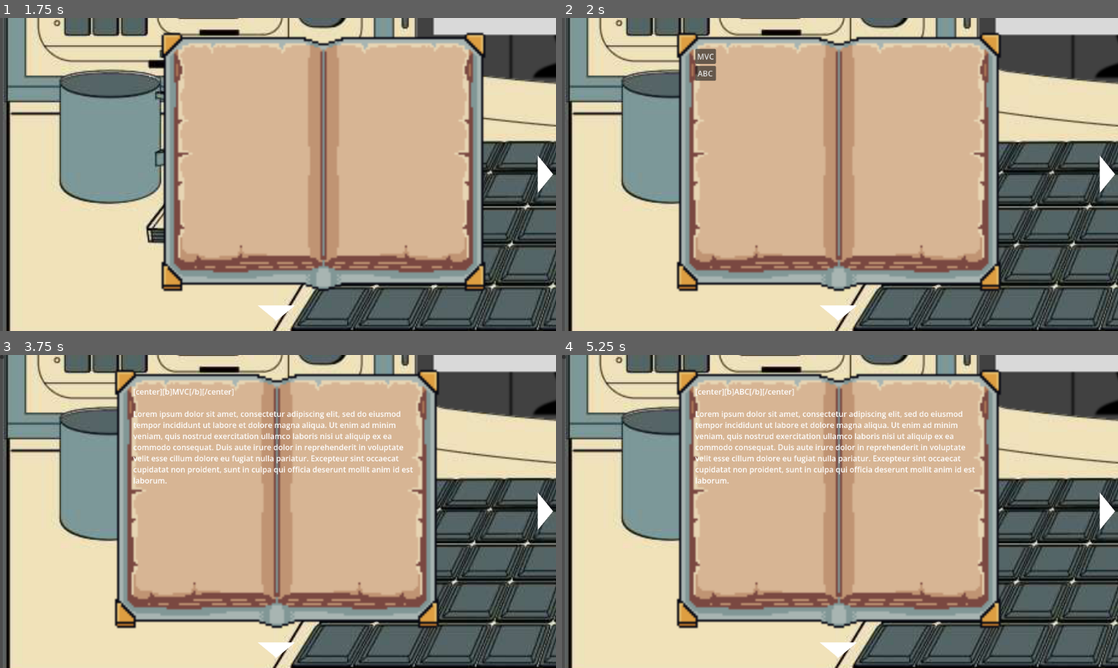
Above: before the commit, frames 1-4 (two rows, left to right).
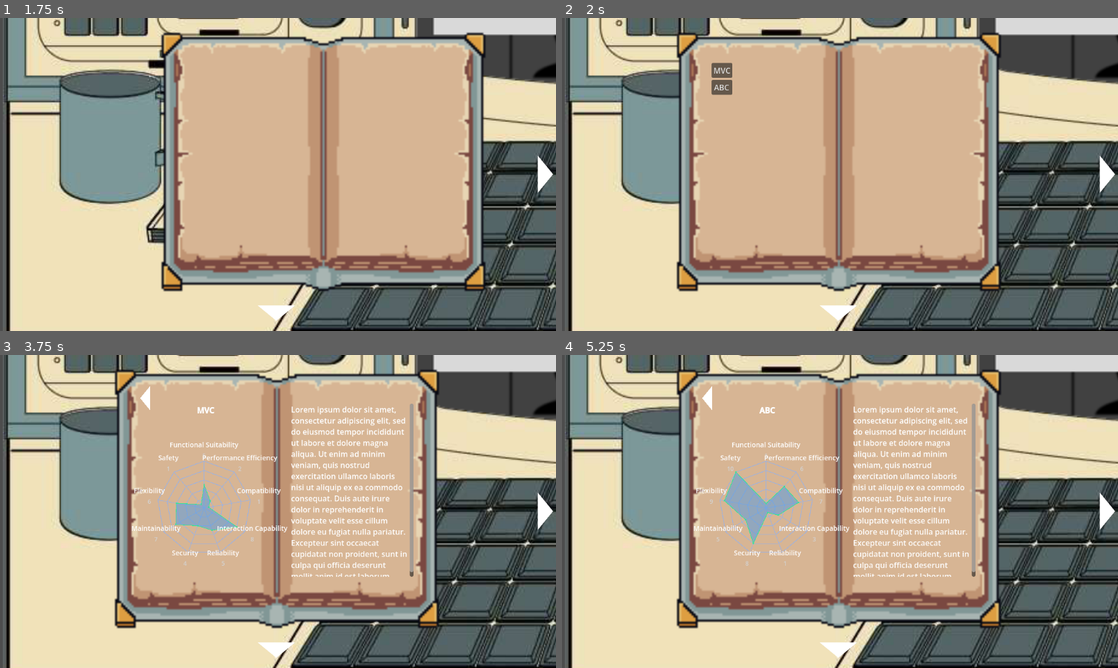
Above: after the commit, the same moments.

Repository: fernando38954/Total-Meltdown
Game: Godot game, scene res://test_scene.tscn
Two runs of this game, one before a commit and one after it. Both use one fixed random seed, a clock stepped at 60 frames per second and the inputs below.
Inputs (mouse positions are in pixels of both pictures, inside the frame that each line leads up to; where the layout moved, square brackets give the same spot in the first picture):
- Up to frame 1 (1.75 s): tap Enter at 0.5 s; click (278, 174) at 0.67 s; click (11, 171) at 1.25 s
- Up to frame 2 (2 s): no input
- Up to frame 3 (3.75 s): click (544, 511) at 2 s; click (11, 508) at 2.75 s; click "MVC" at 3.5 s
- Up to frame 4 (5.25 s): click (706, 398) [562, 358] at 4.25 s; click "ABC" at 5 s

Frame 1 is identical in both runs. In frame 2, 0.7% of the frame differs, in the area x 23-31%, y 9-25%; in frame 3, 7.2%; in frame 4, 7.6%, in the area x 0-75%, y 0-71%.

Commit message:
Implement a prototype for the RadarChart

Diff:
--- /dev/null
+++ b/total-meltdown/scenes/RadarChart.tscn
@@ -0,0 +1,10 @@
+[gd_scene format=3 uid="uid://dnbluou2l5jpn"]
+
+[ext_resource type="Script" uid="uid://bq84bvjq1j3p4" path="res://scripts/radar_chart.gd" id="1_w8ajf"]
+
+[node name="RadarChart" type="Control" unique_id=1384305498]
+layout_mode = 3
+anchors_preset = 0
+offset_right = 400.0
+offset_bottom = 400.0
+script = ExtResource("1_w8ajf")
--- a/total-meltdown/scenes/swebok/ContentViewer.tscn
+++ b/total-meltdown/scenes/swebok/ContentViewer.tscn
@@ -1,20 +1,47 @@
 [gd_scene format=3 uid="uid://b2bor1i0t51n0"]
 
 [ext_resource type="Script" uid="uid://cgqtegu1605kk" path="res://scripts/swebok/content_viewer.gd" id="1_6tgrj"]
+[ext_resource type="PackedScene" uid="uid://dnbluou2l5jpn" path="res://scenes/RadarChart.tscn" id="2_1ym60"]
+[ext_resource type="Texture2D" uid="uid://bk348p27nanvm" path="res://placeholder/WhiteArrow.png" id="2_jfc1b"]
+[ext_resource type="Texture2D" uid="uid://okp1hih2djd1" path="res://placeholder/GrayArrow.png" id="3_m0cnx"]
+[ext_resource type="Texture2D" uid="uid://dmc2r0c75pl63" path="res://placeholder/LightGrayArrow.png" id="4_deflh"]
 
 [node name="ContentViewer" type="Control" unique_id=474821504]
 layout_mode = 3
 anchors_preset = 0
 script = ExtResource("1_6tgrj")
 
-[node name="RichTextLabel" type="RichTextLabel" parent="." unique_id=528443857]
+[node name="Title" type="RichTextLabel" parent="." unique_id=528443857]
 layout_mode = 0
+offset_left = 198.0
+offset_top = 173.0
+offset_right = 517.0
+offset_bottom = 235.0
+bbcode_enabled = true
+
+[node name="Description" type="RichTextLabel" parent="." unique_id=475701691]
+layout_mode = 0
+offset_left = 603.0
 offset_right = 1151.0
 offset_bottom = 649.0
+bbcode_enabled = true
 
-[node name="BackButton" type="Button" parent="." unique_id=1318762080]
+[node name="BackButton" type="TextureButton" parent="." unique_id=1429989153]
 layout_mode = 0
 offset_right = 8.0
 offset_bottom = 8.0
+rotation = 4.712389
+scale = Vector2(0.2, 0.2)
+pivot_offset = Vector2(128, 128)
+texture_normal = ExtResource("2_jfc1b")
+texture_pressed = ExtResource("3_m0cnx")
+texture_hover = ExtResource("4_deflh")
+
+[node name="RadarChart" parent="." unique_id=1384305498 instance=ExtResource("2_1ym60")]
+layout_mode = 0
+offset_left = 219.0
+offset_top = 284.0
+offset_right = 475.0
+offset_bottom = 540.0
 
 [connection signal="pressed" from="BackButton" to="." method="_on_back_button_pressed"]
--- a/total-meltdown/scenes/swebok/Swebok.tscn
+++ b/total-meltdown/scenes/swebok/Swebok.tscn
@@ -89,25 +89,42 @@
 position = Vector2(593, 283)
 scale = Vector2(4.271875, 4.271875)
 sprite_frames = SubResource("SpriteFrames_qhdxt")
-animation = &"open_book"
+animation = &"flip_left"
 
 [node name="Catalog" parent="." unique_id=997869620 node_paths=PackedStringArray("swebok") instance=ExtResource("2_x7age")]
 swebok = NodePath("..")
 
 [node name="ScrollContainer" parent="Catalog" index="0" unique_id=2104121597]
-offset_left = 276.0
-offset_top = 64.0
-offset_right = 877.0
-offset_bottom = 511.0
+offset_left = 310.0
+offset_top = 93.0
+offset_right = 835.0
+offset_bottom = 459.0
 
 [node name="ContentViewer" parent="." unique_id=474821504 node_paths=PackedStringArray("swebok") instance=ExtResource("3_wlni6")]
 swebok = NodePath("..")
 
-[node name="RichTextLabel" parent="ContentViewer" index="0" unique_id=528443857]
-offset_left = 276.0
-offset_top = 64.0
-offset_right = 871.0
-offset_bottom = 500.0
+[node name="Title" parent="ContentViewer" index="0" unique_id=528443857]
+offset_left = 299.0
+offset_top = 103.0
+offset_right = 553.0
+offset_bottom = 151.0
+
+[node name="Description" parent="ContentViewer" index="1" unique_id=475701691]
+offset_top = 101.0
+offset_right = 857.0
+offset_bottom = 459.0
+
+[node name="BackButton" parent="ContentViewer" index="2" unique_id=1429989153]
+offset_left = 175.00002
+offset_top = -39.00002
+offset_right = 431.0
+offset_bottom = 216.99998
+
+[node name="RadarChart" parent="ContentViewer" index="3" unique_id=1384305498]
+offset_left = 295.0
+offset_top = 189.0
+offset_right = 551.0
+offset_bottom = 445.0
 
 [editable path="Catalog"]
 [editable path="ContentViewer"]
--- /dev/null
+++ b/total-meltdown/scripts/radar_chart.gd
@@ -0,0 +1,125 @@
+extends Control
+class_name RadarChart
+
+var property_size
+var values: Array[float]
+
+@export_category("Content Settings")
+@export var property_names: Array[String] = [
+	"Functional Suitability",
+	"Performance Efficiency",
+	"Compatibility",
+	"Interaction Capability",
+	"Reliability",
+	"Security",
+	"Maintainability",
+	"Flexibility",
+	"Safety"
+]
+@export var lower_limit: float = 0.0
+@export var upper_limit: float = 10.0
+
+@export_category("Visual Settings")
+@export var bg_color := Color(0.15, 0.15, 0.2)
+@export var line_color := Color(0.6, 0.7, 0.9)
+@export var fill_color := Color(0.3, 0.6, 0.9, 0.5)
+@export var outline_color := Color(0.2, 0.9, 0.6)
+@export var text_color := Color.WHITE
+@export var grid_levels := 5
+
+func _init():
+	property_size = property_names.size()
+	reset_values(property_size)
+
+#region Value Setting
+func reset_values(array_size: int):
+	values.resize(array_size)
+	for i in range(array_size):
+		values[i] = lower_limit
+
+func set_attributes(attr_dict: Dictionary) -> void:
+	for idx in range(property_size):
+		var key = property_names[idx]
+		if attr_dict.has(key):
+			var value = attr_dict[key]
+			if typeof(value) in [TYPE_FLOAT, TYPE_INT]:
+				values[idx] = clamp(float(value), lower_limit, upper_limit)
+			else:
+				values[idx] = lower_limit
+		else:
+			values[idx] = lower_limit
+	queue_redraw()
+#endregion
+
+#region Draw
+func _draw() -> void:
+	if size.x <= 0 or size.y <= 0:
+		push_error("Size of nonagon should be positive: ", get_path())
+		return
+
+	var center = Vector2(size.x / 2, size.y / 2)
+	var radius = min(size.x, size.y) * 0.38   # Reservar espaco suficiente para label
+	var start_angle = -PI / 2
+
+	draw_background(center, radius, start_angle)
+	draw_data(center, radius, start_angle)
+	draw_labels(center, radius, start_angle)
+
+
+func draw_background(center: Vector2, radius: float, start_angle: float) -> void:
+	var step_angle = 2 * PI / property_size
+
+	for level in range(1, grid_levels + 1):
+		var level_radius = radius * level / grid_levels
+		var points = []
+		for i in range(property_size):
+			var angle = start_angle + i * step_angle
+			var point = center + Vector2(cos(angle), sin(angle)) * level_radius
+			points.append(point)
+		draw_polyline(points + [points[0]], line_color, 1.2)
+
+	for i in range(property_size):
+		var angle = start_angle + i * step_angle
+		var end_point = center + Vector2(cos(angle), sin(angle)) * radius
+		draw_line(center, end_point, line_color, 1.0)
+
+
+func draw_data(center: Vector2, radius: float, start_angle: float) -> void:
+	var step_angle = 2 * PI / property_size
+	var data_points = []
+
+	for i in range(property_size):
+		var r = radius * (values[i] - lower_limit) / (upper_limit - lower_limit)
+		var angle = start_angle + i * step_angle
+		var point = center + Vector2(cos(angle), sin(angle)) * r
+		data_points.append(point)
+
+	if data_points.size() >= 3:
+		draw_polygon(data_points, PackedColorArray([fill_color]))
+		draw_polyline(data_points + [data_points[0]], outline_color, 1.2)
+		for point in data_points:
+			draw_circle(point, 1.5, outline_color)
+
+
+func draw_labels(center: Vector2, radius: float, start_angle: float) -> void:
+	var step_angle = 2 * PI / property_size
+	var font = ThemeDB.fallback_font
+	var font_size = 14
+	var value_font_size = 12
+	var label_offset = 18
+
+	for i in range(property_size):
+		var angle = start_angle + i * step_angle
+		var dir = Vector2(cos(angle), sin(angle))
+		var label_pos = center + dir * (radius + label_offset)
+
+		var text = property_names[i]
+		var text_size = font.get_string_size(text, HORIZONTAL_ALIGNMENT_LEFT, -1, font_size)
+		var draw_pos = label_pos - text_size * 0.5
+		draw_string(font, draw_pos, text, HORIZONTAL_ALIGNMENT_LEFT, -1, font_size, text_color)
+
+		var value_text = "%.0f" % values[i]
+		var value_size = font.get_string_size(value_text, HORIZONTAL_ALIGNMENT_LEFT, -1, value_font_size)
+		var value_pos = label_pos + Vector2(0, text_size.y) - value_size * 0.5
+		draw_string(font, value_pos, value_text, HORIZONTAL_ALIGNMENT_LEFT, -1, value_font_size, Color.LIGHT_GRAY)
+	#endregion
--- a/total-meltdown/scripts/swebok/content_viewer.gd
+++ b/total-meltdown/scripts/swebok/content_viewer.gd
@@ -1,11 +1,15 @@
 extends Control
 
-@onready var content_label = $RichTextLabel
+@onready var title_label = $Title
+@onready var description_label = $Description
 @onready var back_button = $BackButton
+@onready var radar_chart = $RadarChart
 @export var swebok: Swebok = null
 
 func show_content(chapter_data: Dictionary):
-	content_label.text = "[center][b]%s[/b][/center]\n\n%s" % [chapter_data.title, chapter_data.description]
+	title_label.text = "[center][b]%s[/b][/center]\n\n" % chapter_data.title
+	description_label.text = "%s" % chapter_data.description
+	radar_chart.set_attributes(chapter_data.attribute)
 
 func _on_back_button_pressed() -> void:
 	swebok.show_catalog()
Not shown, added: total-meltdown/scripts/radar_chart.gd.uid
